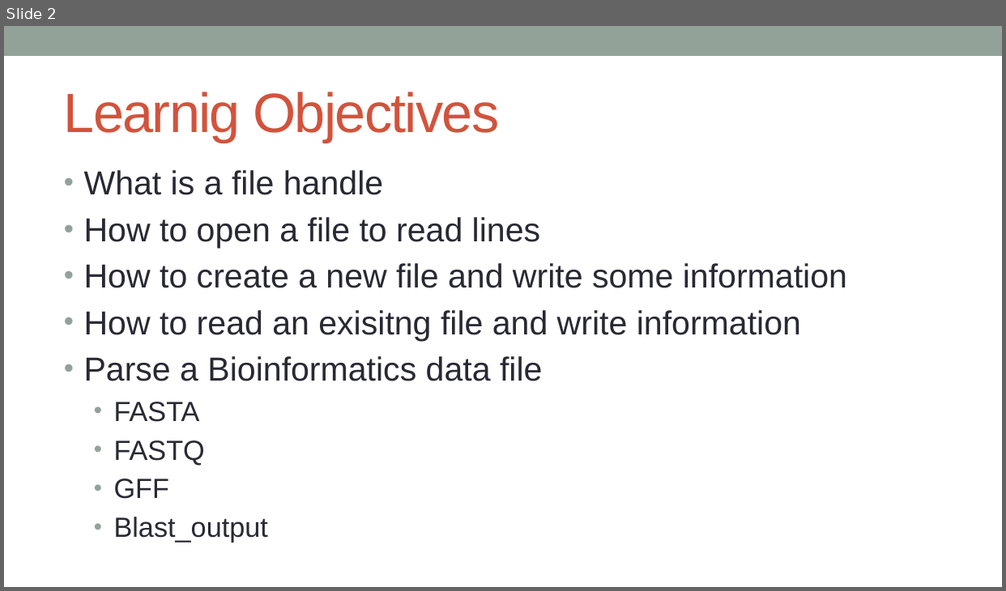
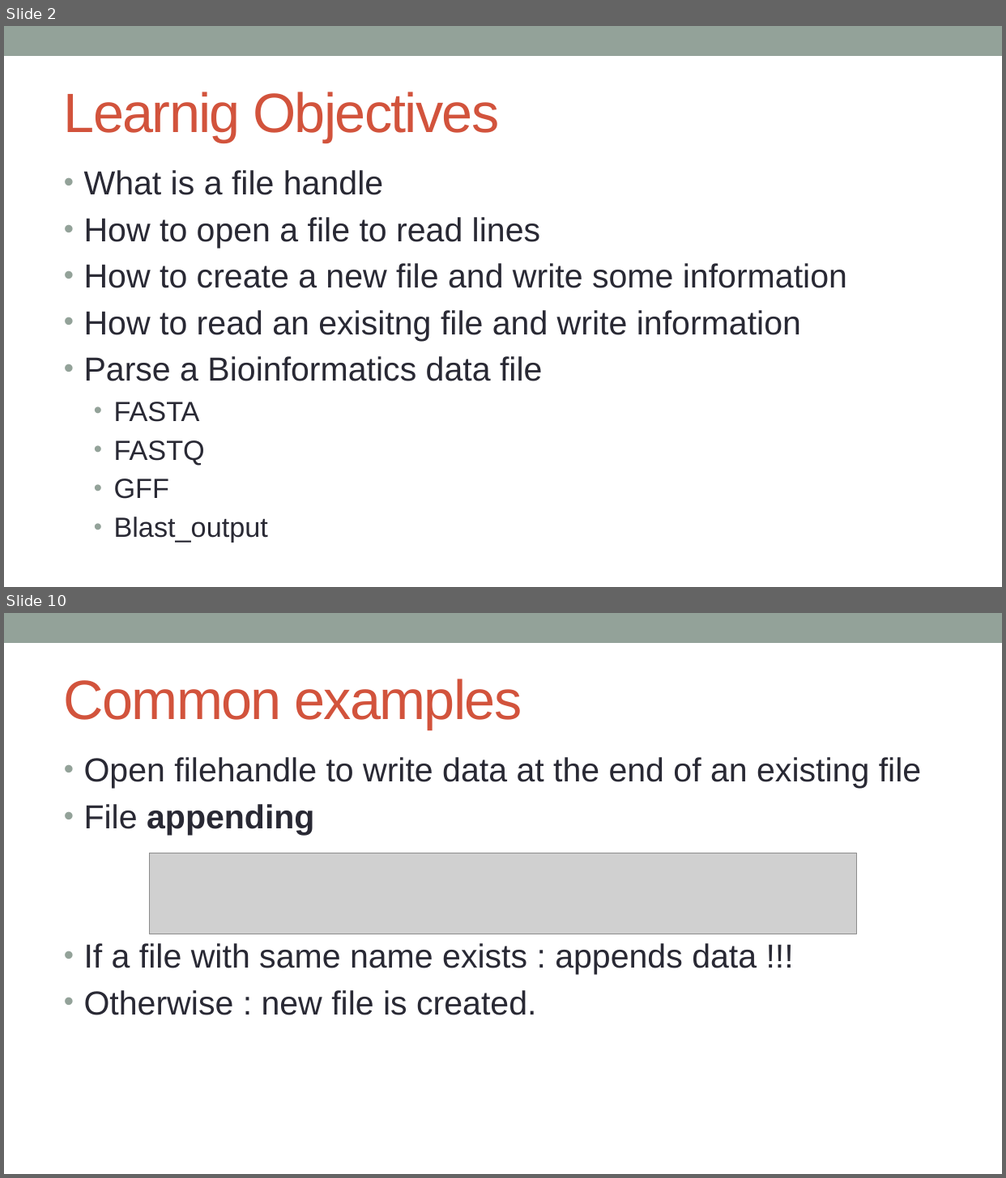
Before and after one commit to kanhu-pcr-code/bioinfo-PERL-course, a slide deck: PPTs/Perl_file_handling.pptx. Shown one above the other, each under a label of ours: slide 2 before the commit, slides 2 and 10 after it; the slides between them are not shown. The pictures are 1006x591 and 1006x1178 pixels, drawn with LibreOffice and Linux fonts; fonts in the diff are those of the drawing; grey boxes stand for pictures. Boxes give left, top, right and bottom in pixels: in the first picture for what was removed or moved away, otherwise in the second. Text is boxed around its words. In the diff, an @@ line names an element or a change of style, - is before the commit and + after.

```diff
--- a/PPTs/Perl_file_handling.pptx
+++ b/PPTs/Perl_file_handling.pptx
@@ slide 10 added at [4, 613, 1002, 1174], background #FFFFFF; not listed: 1 template element that a slide beside it also shows @@
@@ title added at [64, 679, 522, 729], 40 pt, text #D2533C @@
+Common examples
@@ text added at [84, 757, 921, 1016], 24 pt, text #292934 @@
+• Open filehandle to write data at the end of an existing file
+• File appending
+• If a file with same name exists : appends data !!!
+• Otherwise : new file is created.
@@ picture added at [150, 854, 856, 935] @@
```
Also in this commit, not shown: 20 other slides added, 1 slide removed, 4 other files.
